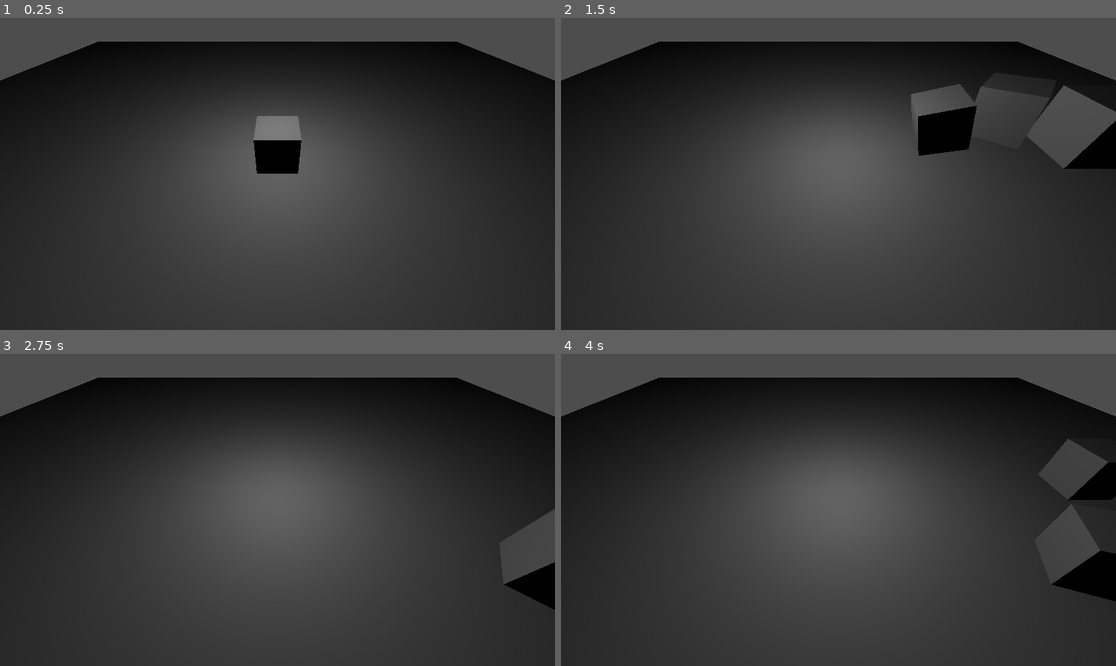
Above: before the commit, frames 1-4 (two rows, left to right).
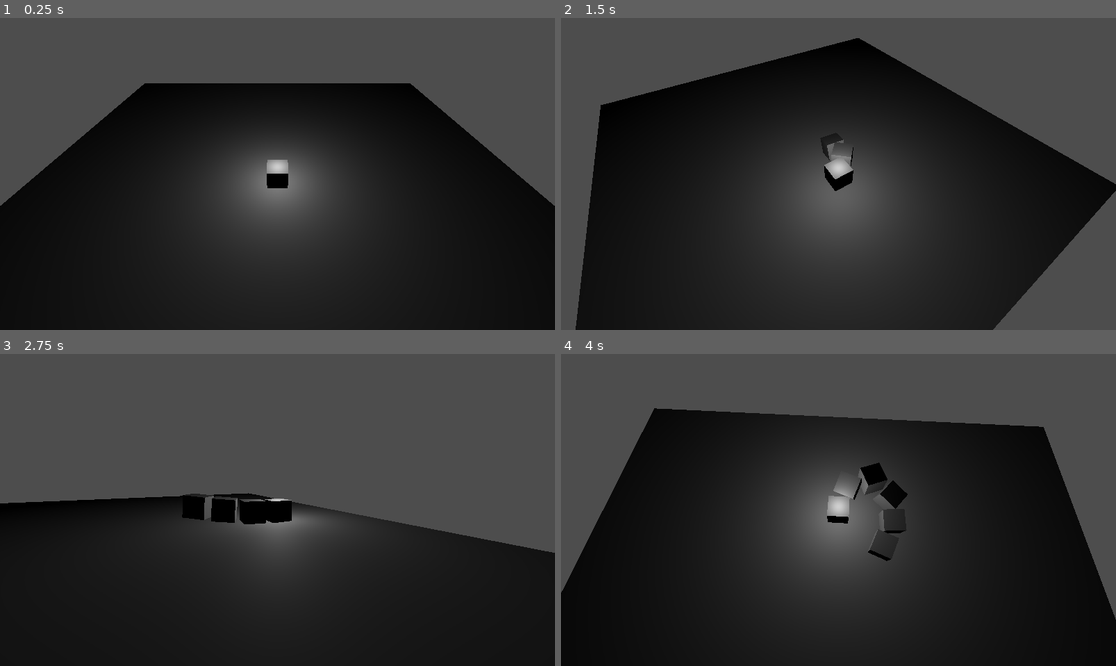
Above: after the commit, the same moments.

Repository: lcsaasm/Snake3D
Game: Godot game, scene res://main.tscn
The game is run twice, just before and just after one commit, with the same random seed, the same clock (stepped at 60 frames per second) and the same inputs.
Inputs (mouse positions are in pixels of both pictures, inside the frame that each line leads up to):
- Up to frame 1 (0.25 s): no input
- Up to frame 2 (1.5 s): tap Enter at 0.5 s; move the mouse to (960, 158) at 0.52 s; hold D (move_right) 0.53-1.28 s; tap E (interact) at 0.6, 1.35 s; tap Space (jump) at 0.77 s; move the mouse to (727, 189) at 1.27 s; hold S (move_down) from 1.28 s (still down)
- Up to frame 3 (2.75 s): tap Space (jump) at 1.52 s; move the mouse to (333, 441) at 2.02 s; release S (move_down) at 2.03 s; hold D (move_right) from 2.03 s (still down); tap E (interact) at 2.1 s
- Up to frame 4 (4 s): move the mouse to (810, 572) at 2.77 s; release D (move_right) at 2.78 s; hold W (move_up) 2.78-3.53 s; tap E (interact) at 2.85, 3.6 s; tap Space (jump) at 3.02, 3.77 s; move the mouse to (1005, 556) at 3.52 s; hold A (move_left) from 3.53 s (still down)

The runs differ from the first frame. In frame 1, 85% of the frame differs, in the area x 0-100%, y 7-100%; in frame 2, 62%; in frame 3, 69%; in frame 4, 73%.

Commit message:
Cámara básica

Diff:
--- /dev/null
+++ b/main.gd
@@ -0,0 +1,23 @@
+extends Node
+
+@onready var camera_pivot: Node3D = $CameraPivot
+@onready var player: CharacterBody3D = $Player
+
+@export var camera_sensitivity: float = 0.25
+
+var camera_lock_flag: bool = false
+
+func _ready() -> void:
+	Input.set_mouse_mode(Input.MOUSE_MODE_CAPTURED)
+
+func _process(delta: float) -> void:
+	camera_pivot.position = player.position
+
+func _unhandled_input(event: InputEvent) -> void:
+	if not camera_lock_flag and event is InputEventMouseMotion:
+		camera_pivot.rotation_degrees.x -= event.relative.y * camera_sensitivity
+		camera_pivot.rotation_degrees.y -= event.relative.x * camera_sensitivity
+
+	if event.is_action_pressed("escape"):
+		Input.set_mouse_mode(Input.MOUSE_MODE_CAPTURED if Input.get_mouse_mode() == Input.MOUSE_MODE_VISIBLE else Input.MOUSE_MODE_VISIBLE)
+		camera_lock_flag = not camera_lock_flag
--- a/main.tscn
+++ b/main.tscn
@@ -1,8 +1,10 @@
-[gd_scene load_steps=2 format=3 uid="uid://dtwj8a5aeyx1u"]
+[gd_scene load_steps=3 format=3 uid="uid://dtwj8a5aeyx1u"]
 
+[ext_resource type="Script" uid="uid://c8r1xjfqtn8eq" path="res://main.gd" id="1_0xm2m"]
 [ext_resource type="PackedScene" uid="uid://dkbj5ri5eepx8" path="res://player.tscn" id="1_ig7tw"]
 
 [node name="Main" type="Node"]
+script = ExtResource("1_0xm2m")
 
 [node name="Structures" type="Node" parent="."]
 
@@ -13,9 +15,11 @@
 
 [node name="Player" parent="." instance=ExtResource("1_ig7tw")]
 
-[node name="Camera3D" type="Camera3D" parent="."]
-transform = Transform3D(1, 0, 0, 0, 0.707107, 0.707107, 0, -0.707107, 0.707107, 0, 3, 4)
+[node name="OmniLight3D" type="OmniLight3D" parent="Player"]
+transform = Transform3D(1, 0, 0, 0, 1, 0, 0, 0, 1, 0, 1, 0)
+omni_range = 25.0
 
-[node name="OmniLight3D" type="OmniLight3D" parent="."]
-transform = Transform3D(1, 0, 0, 0, 1, 0, 0, 0, 1, 0, 2, 0)
-omni_range = 25.0
+[node name="CameraPivot" type="Node3D" parent="."]
+
+[node name="Camera3D" type="Camera3D" parent="CameraPivot"]
+transform = Transform3D(1, 0, 0, 0, 0.707107, 0.707107, 0, -0.707107, 0.707107, 0, 7, 7)
--- a/player.gd
+++ b/player.gd
@@ -9,8 +9,8 @@
 @export var segment_separation: float = 0.25
 
 func _physics_process(delta: float) -> void:
-	var input_dir := Input.get_vector("move_left", "move_right", "move_up", "move_down")
-	var direction := (transform.basis * Vector3(input_dir.x, 0, input_dir.y)).normalized()
+	var input_dir: Vector2 = Input.get_vector("move_left", "move_right", "move_up", "move_down")
+	var direction: Vector3 = (transform.basis * Vector3(input_dir.x, 0, input_dir.y)).normalized()
 
 	if Input.is_action_just_pressed("interact"):
 		grow()
@@ -32,7 +32,6 @@
 	process_segments(delta)
 
 func grow(amount: int=1) -> void:
-	var segments: Array[Node] = body.get_children()
 	for i in range(amount):
 		var segment_scene: Node = SEGMENT.instantiate()
 		body.add_child(segment_scene)
--- a/project.godot
+++ b/project.godot
@@ -47,6 +47,11 @@
 "events": [Object(InputEventKey,"resource_local_to_scene":false,"resource_name":"","device":-1,"window_id":0,"alt_press …(192 unchanged characters)…
 ]
 }
+escape={
+"deadzone": 0.2,
+"events": [Object(InputEventKey,"resource_local_to_scene":false,"resource_name":"","device":-1,"window_id":0,"alt_pressed":false,"shift_pressed":false,"ctrl_pressed":false,"meta_pressed":false,"pressed":false,"keycode":0,"physical_keycode":4194305,"key_label":0,"unicode":0,"location":0,"echo":false,"script":null)
+]
+}
 
 [rendering]
 
Not shown, added: main.gd.uid
